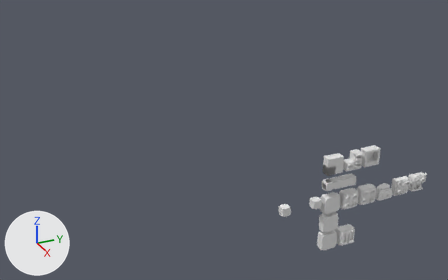
One commit to the Blender file ArtSources/CastleChunks/CastleChunks.blend: the scene before it, then after it.
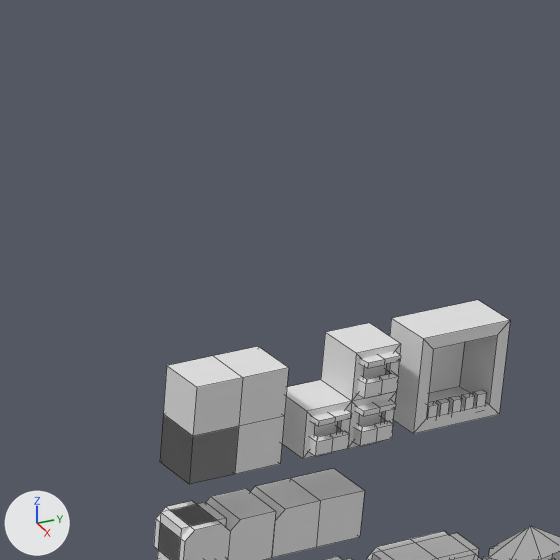
The first picture shows the older version from a 50 mm lens placed at (103.5, -72.4, 63.8), pointed at (-3.6, -24.2, 10.2). The close-ups show both versions on the part from 66% to 87% of the width and 34% to 67% of the height of that picture; other places that the commit changed are outside them. The lights are fixed; the arrows at lower left show +X, +Y and +Z. The close-ups show mesh edges as thin lines.
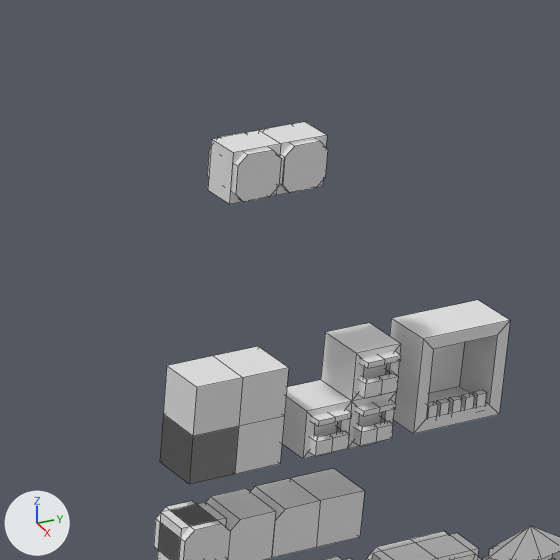
Pixel boxes (x1, y1, x2, y2) of what changed, in the close-ups (560 x 560 px):
'Cube.079', added
    after: (208, 130, 281, 204)
'Cube.078', added
    after: (207, 132, 285, 202)
'Cube.080', added
    after: (265, 124, 328, 193)
'Cube.081', added
    after: (259, 122, 327, 195)

The edits, one by one:
Mesh me_cube_029 is new.
It has 20 vertices, 14 faces and spans x -1.0..1.0, y -1.0..1.17, z -1.0..1.0.
It uses material mat_material (white #e7e7e7).
Object 'Cube.081' (ob_cube_081) is new; it shows a copy of the mesh of ob_cube_065.
Its parent is ob_chunk2x2.
Its location is (0.0, 3.0, 11.0).
Its scale is (0.7, 1.0, 1.0).
Object 'Cube.080' (ob_cube_080) is new; it shows a copy of the mesh of ob_cube_025.
Its parent is ob_chunk2x2.
Its location is (0.0, 3.0, 11.0).
Its scale is (0.921, 0.921, 0.921).
Object 'Cube.079' (ob_cube_079) is new; it shows a copy of the mesh of ob_cube_065.
Its parent is ob_chunk2x2.
Its location is (0.0, 1.0, 11.0).
Its scale is (0.7, 1.0, 1.0).
Object 'Cube.078' (ob_cube_078) is new; it shows me_cube_029.
Its parent is ob_chunk2x2.
Its location is (0.0, 1.0, 11.0).
Its scale is (0.921, 0.921, 0.921).
